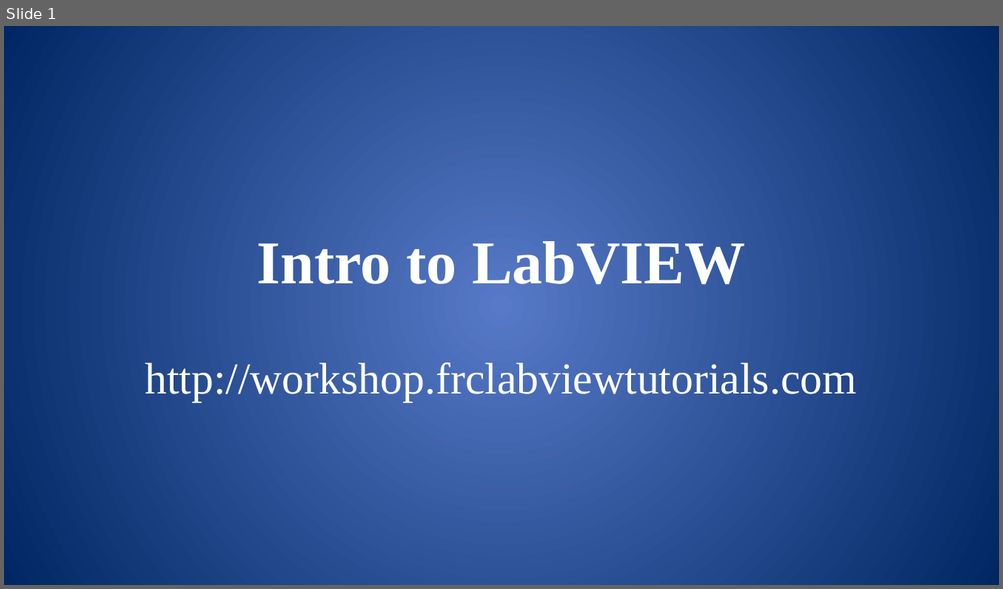
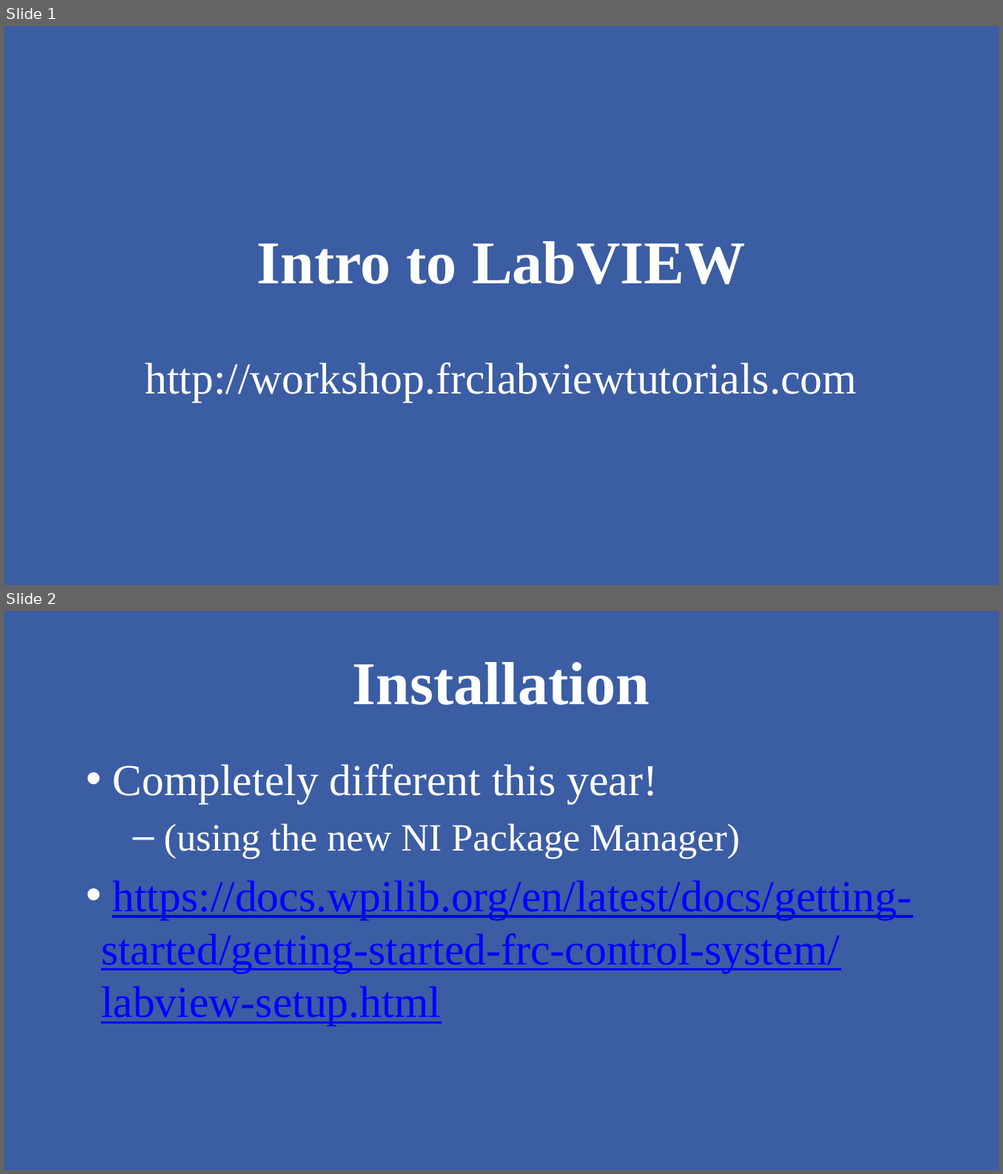
Before and after one commit to mshafer1/frc-labview-workshops, a slide deck: files/2020/LabVIEW_Intro.pptx. Shown one above the other, each under a label of ours: slide 1 before the commit, slides 1 and 2 after it. The pictures are 1003x589 and 1003x1174 pixels, drawn with LibreOffice and Linux fonts; fonts in the diff are those of the drawing. Boxes give left, top, right and bottom in pixels: in the first picture for what was removed or moved away, otherwise in the second. Text is boxed around its words. In the diff, an @@ line names an element or a change of style, - is before the commit and + after.

```diff
--- a/files/2020/LabVIEW_Intro.pptx
+++ b/files/2020/LabVIEW_Intro.pptx
@@ slide 2 added at [4,611,999,1170], background gradient #5779C7 to #002763; not listed: 1 template element that a slide beside it also shows @@
@@ title added at [353,662,649,705], 44 pt, text #FFFFFF, bold @@
+Installation
@@ text added at [101,764,911,1026], 32 pt, text #0000FF, underline @@
+• Completely different this year!
+  – (using the new NI Package Manager)
+• https://docs.wpilib.org/en/latest/docs/getting-started/getting-started-frc-control-system/labview-setup.html
@@ slide 1 changed as well @@
@@ rectangle added at [4,26,999,585], fill #3B5DA3 @@
```
Also in this commit, not shown: 51 other slides changed, 3 other slides added.
